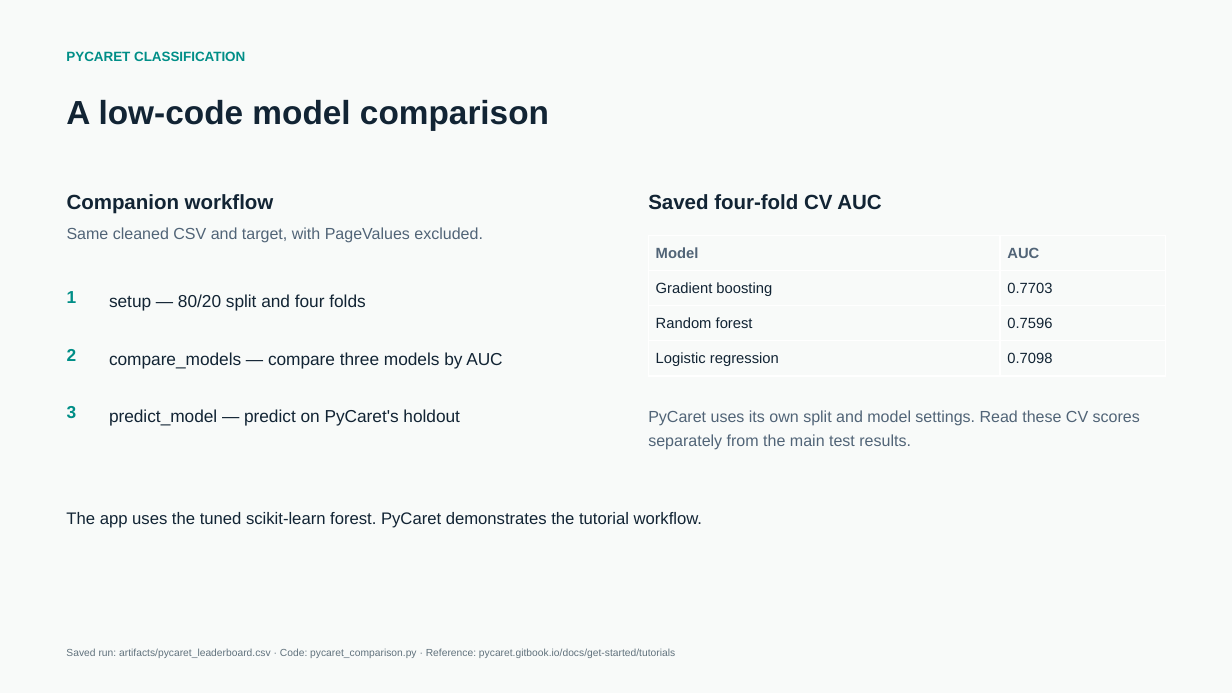
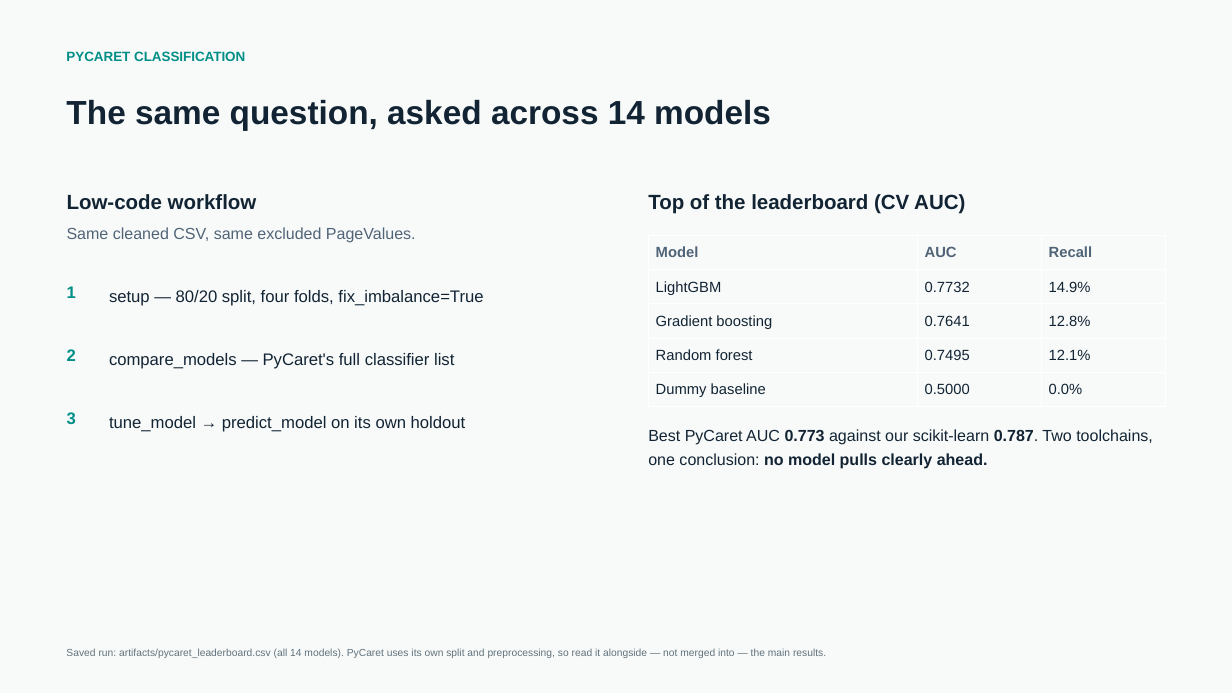
Before and after one commit to Kantheedeth/Project, a slide deck: slide 9 of SessionSignal.pptx (slide 8 before the commit). Drawn at 1232x693 pixels with LibreOffice and Linux fonts; fonts in the diff are those of the drawing. Boxes give left, top, right and bottom in pixels: in the first picture for what was removed or moved away, otherwise in the second. Text is boxed around its words. In the diff, an @@ line names an element or a change of style, - is before the commit and + after.

```diff
--- a/SessionSignal.pptx
+++ b/SessionSignal.pptx
@@ text at (x1=66, y1=100, x2=771, y2=130): text changed @@
-A low-code model comparison
+The same question, asked across 14 models
@@ text at (x1=67, y1=194, x2=416, y2=242): text changed @@
-Companion workflow
-Same cleaned CSV and target, with PageValues excluded.
+Low-code workflow
+Same cleaned CSV, same excluded PageValues.
@@ text at (x1=648, y1=194, x2=965, y2=214): text changed @@
-Saved four-fold CV AUC
+Top of the leaderboard (CV AUC)
@@ table at (x1=649, y1=236, x2=1165, y2=407) @@
-Model | AUC
-Gradient boosting | 0.7703
-Random forest | 0.7596
-Logistic regression | 0.7098
+Model | AUC | Recall
+LightGBM | 0.7732 | 14.9%
+Gradient boosting | 0.7641 | 12.8%
+Random forest | 0.7495 | 12.1%
+Dummy baseline | 0.5000 | 0.0%
@@ text "1" at (x1=67, y1=286, x2=76, y2=298): size 13.5 to 13 pt @@
@@ text at (x1=109, y1=290, x2=483, y2=306): text changed; size 13.5 to 13 pt @@
-setup — 80/20 split and four folds
+setup — 80/20 split, four folds, fix_imbalance=True
@@ text at (x1=109, y1=353, x2=454, y2=369): text changed; size 13.5 to 13 pt @@
-compare_models — compare three models by AUC
+compare_models — PyCaret's full classifier list
@@ text "3" at (x1=67, y1=412, x2=76, y2=424): size 13.5 to 13 pt @@
@@ text at (x1=109, y1=416, x2=466, y2=432): text changed; size 13.5 to 13 pt @@
-predict_model — predict on PyCaret's holdout
+tune_model → predict_model on its own holdout
@@ text at (x1=648, y1=429, x2=1153, y2=469): text changed; text colour #516477 to #122434 @@
-PyCaret uses its own split and model settings. Read these CV scores separately from the main test results.
+Best PyCaret AUC 0.773 against our scikit-learn 0.787. Two toolchains, one conclusion: no model pulls clearly ahead.
@@ text removed at (x1=66, y1=512, x2=702, y2=528) @@
-The app uses the tuned scikit-learn forest. PyCaret demonstrates the tutorial workflow.
@@ text at (x1=66, y1=649, x2=826, y2=658): text changed @@
-Saved run: artifacts/pycaret_leaderboard.csv · Code: pycaret_comparison.py · Reference: pycaret.gitbook.io/docs/get-started/tutorials
+Saved run: artifacts/pycaret_leaderboard.csv (all 14 models). PyCaret uses its own split and preprocessing, so read it alongside — not merged into — the main results.
```
Also in this commit, not shown: 2 other slides changed, 6 slides added, 4 slides removed, 14 other files.
